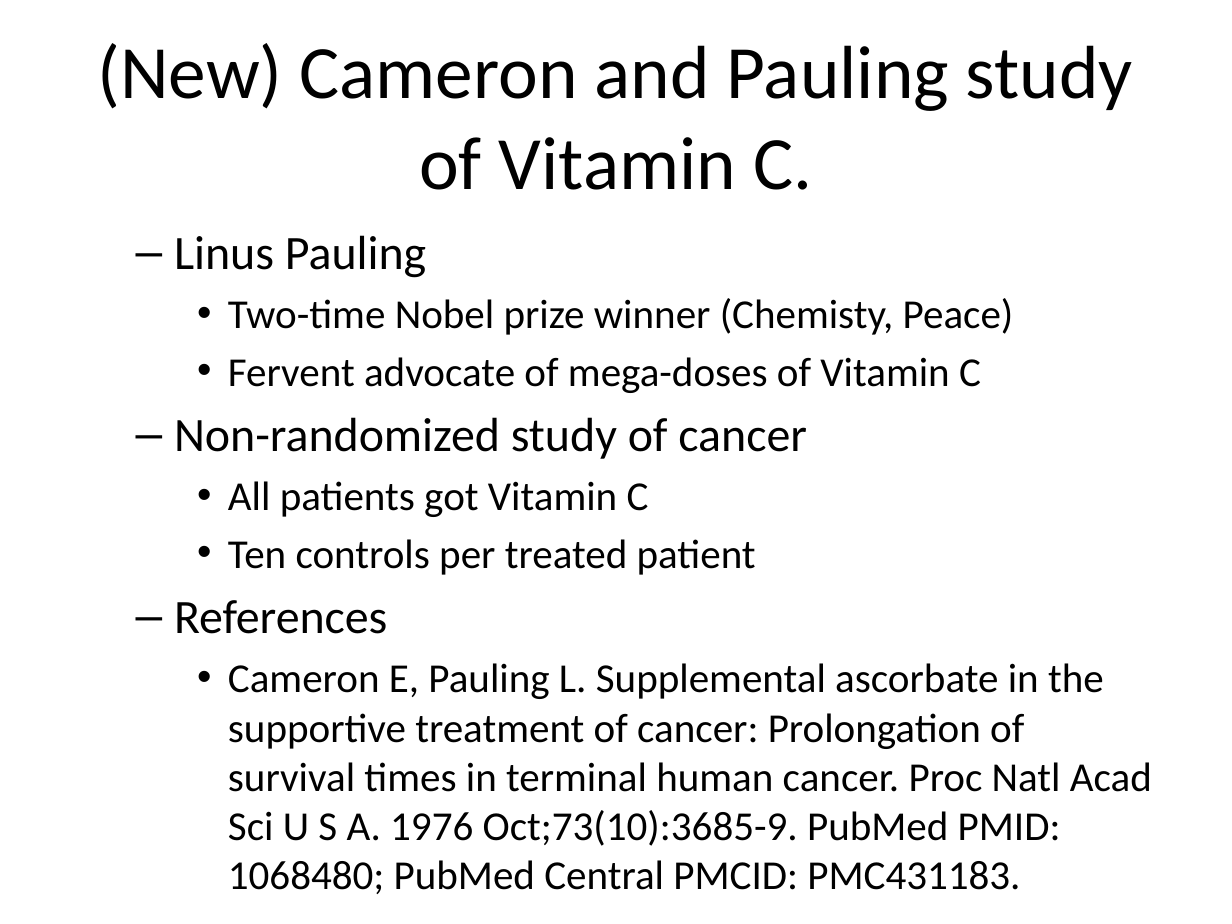
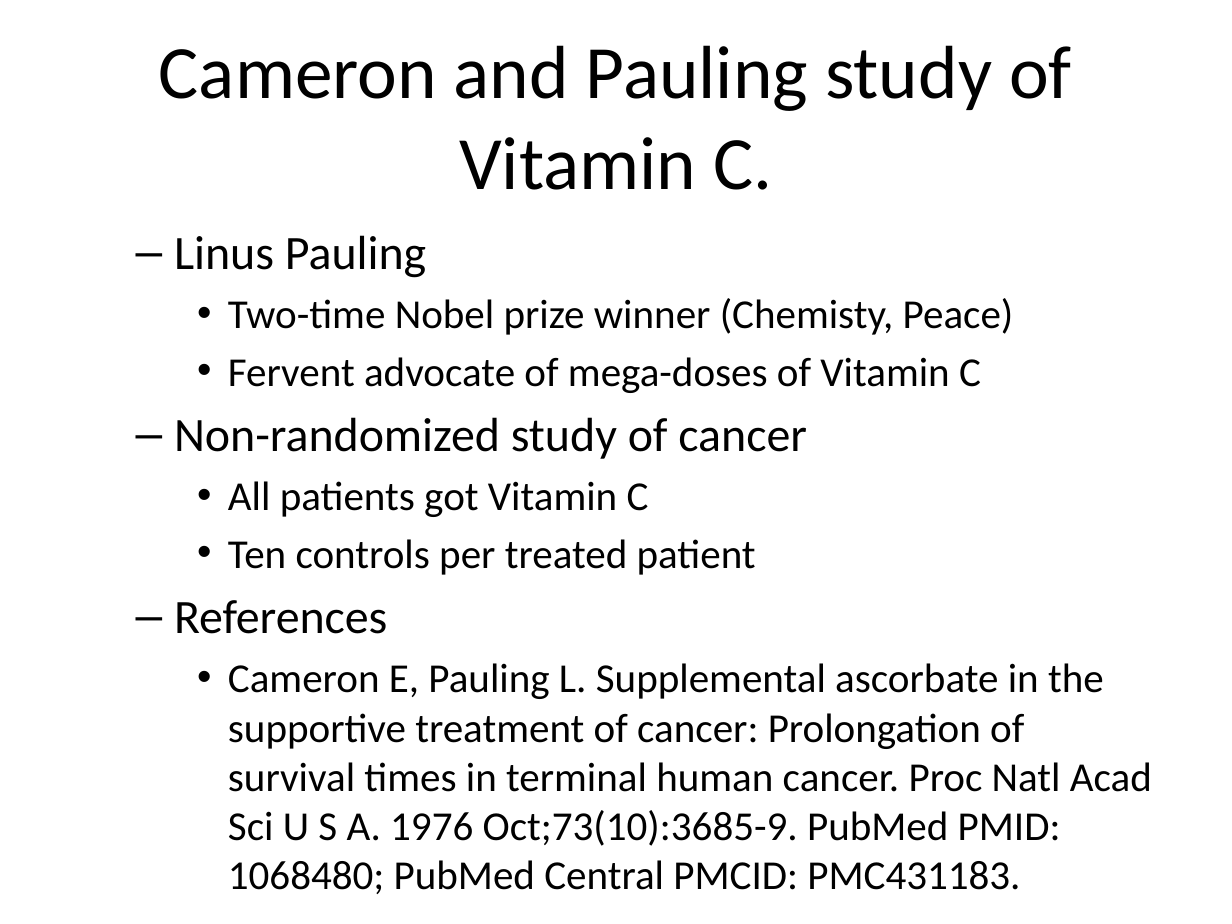
Before and after one commit to classes-medb/5510, a slide deck: slide 4 of src/video-04-randomized-trials.pptx (slide 5 before the commit). Drawn at 1232x924 pixels with LibreOffice and Linux fonts; fonts in the diff are those of the drawing. Boxes give left, top, right and bottom in pixels: in the first picture for what was removed or moved away, otherwise in the second. Text is boxed around its words. In the diff, an @@ line names an element or a change of style, - is before the commit and + after.

```diff
--- a/src/video-04-randomized-trials.pptx
+++ b/src/video-04-randomized-trials.pptx
@@ title at <box>159,45,1072,190</box>: text changed @@
-(New) Cameron and Pauling study of Vitamin C.
+Cameron and Pauling study of Vitamin C.
```
Also in this commit, not shown: 8 other slides changed, 8 slides added, 19 slides removed, 11 other files.
